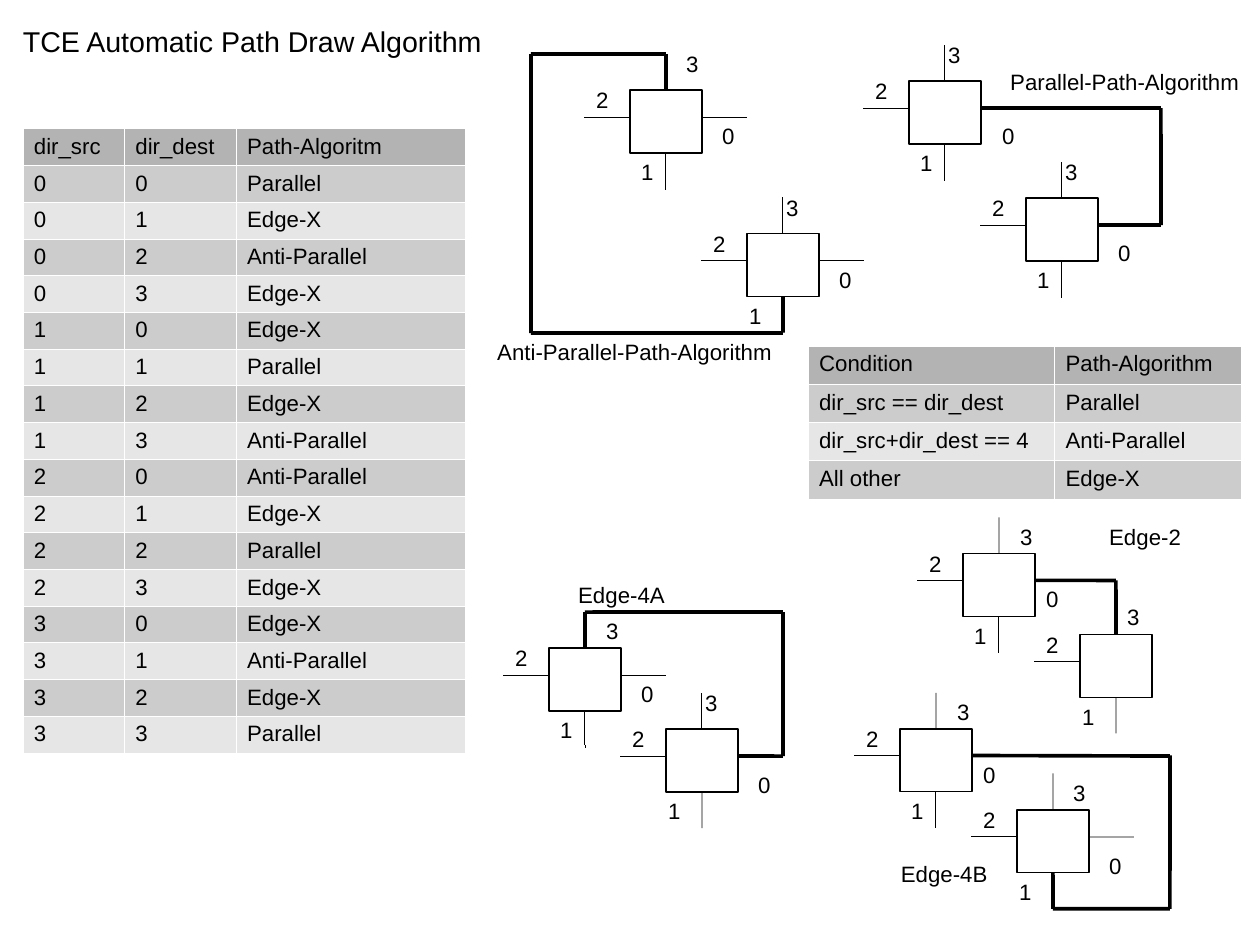
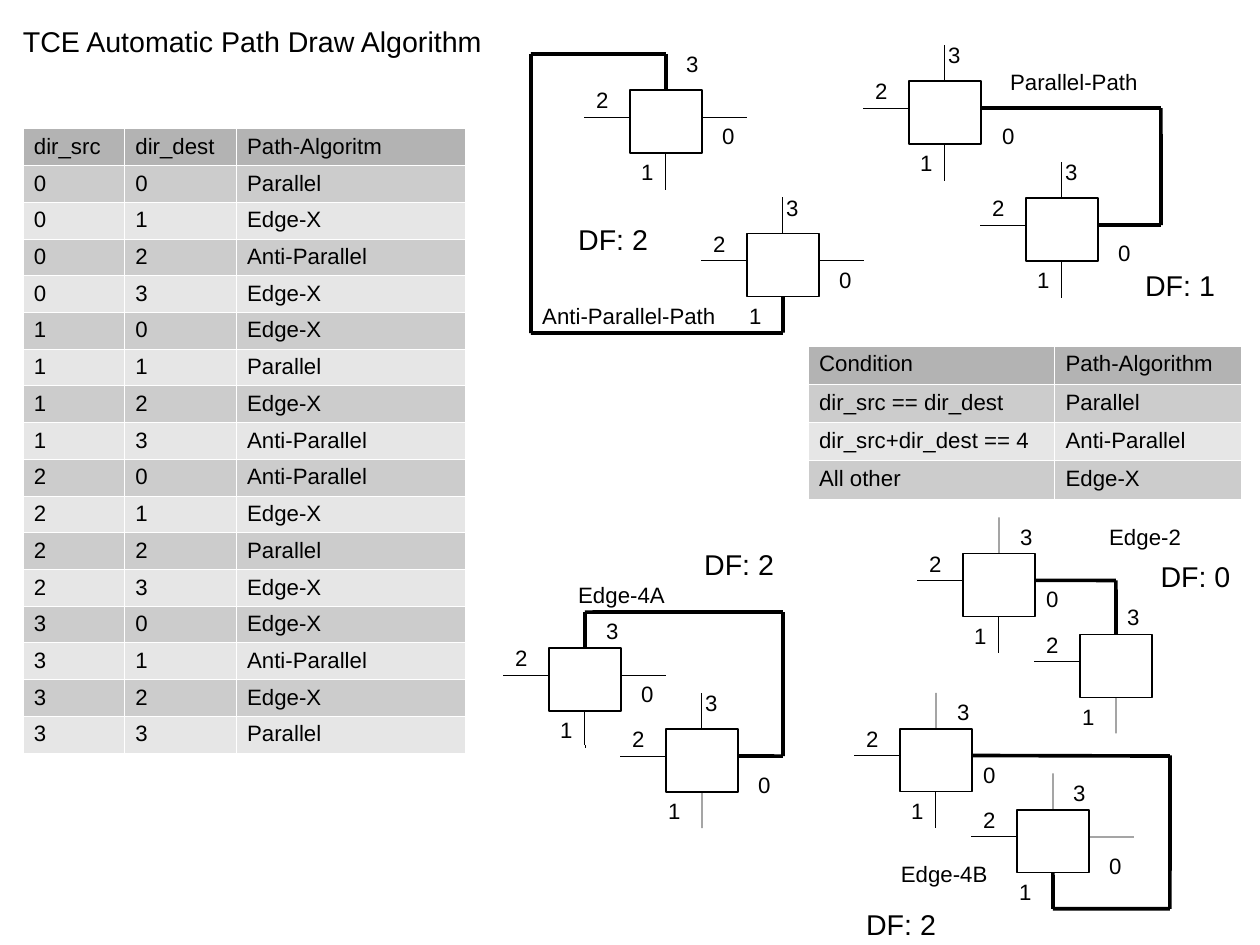
Before and after one commit to olikraus/tce, a slide deck: slide 2 of doc/tcg.odp. Drawn at 1260x945 pixels with LibreOffice and Linux fonts; fonts in the diff are those of the drawing. Boxes give left, top, right and bottom in pixels: in the first picture for what was removed or moved away, otherwise in the second. Text is boxed around its words. In the diff, an @@ line names an element or a change of style, - is before the commit and + after.

Commit message:
path drawing

```diff
--- a/doc/tcg.odp
+++ b/doc/tcg.odp
@@ text at bbox=[1010, 74, 1137, 91]: text changed @@
-Parallel-Path-Algorithm
+Parallel-Path
@@ text added at bbox=[578, 230, 648, 250], 18 pt, text #000000 @@
+DF: 2
@@ text added at bbox=[1145, 276, 1215, 296], 18 pt, text #000000 @@
+DF: 1
@@ text at bbox=[542, 308, 715, 325]: text changed @@
-Anti-Parallel-Path-Algorithm
+Anti-Parallel-Path
@@ text added at bbox=[704, 555, 774, 575], 18 pt, text #000000 @@
+DF: 2
@@ text added at bbox=[1161, 567, 1230, 588], 18 pt, text #000000 @@
+DF: 0
@@ text added at bbox=[866, 915, 936, 935], 18 pt, text #000000 @@
+DF: 2
```
Also in this commit, not shown: 1 slide added, 1 other file.
